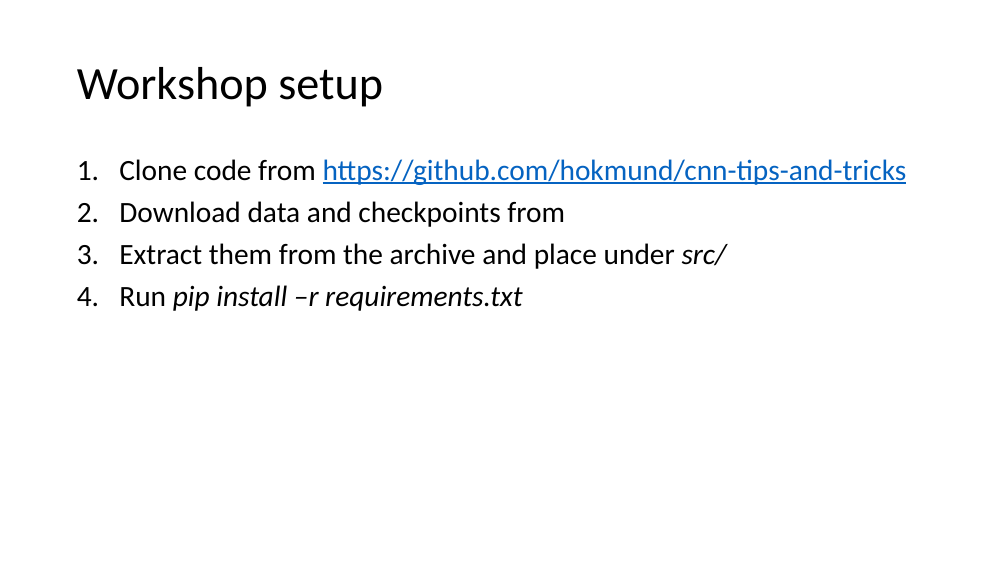
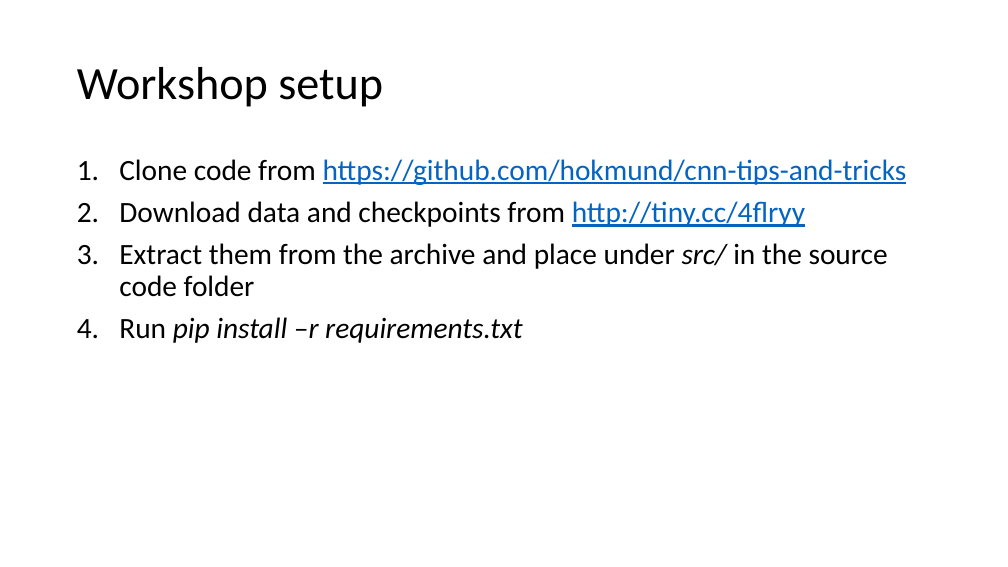
Before and after one commit to hokmund/cnn-tips-and-tricks, a slide deck: slide 2 of cnn-tips-and-tricks.pptx. Drawn at 1008x567 pixels with LibreOffice and Linux fonts; fonts in the diff are those of the drawing. Boxes give left, top, right and bottom in pixels: in the first picture for what was removed or moved away, otherwise in the second. Text is boxed around its words. In the diff, an @@ line names an element or a change of style, - is before the commit and + after.

Commit message:
Added link to the data and checkpoints

```diff
--- a/cnn-tips-and-tricks.pptx
+++ b/cnn-tips-and-tricks.pptx
@@ text at bbox=[119, 201, 888, 297]: text changed @@
-2. Download data and checkpoints from
-3. Extract them from the archive and place under src/
+2. Download data and checkpoints from http://tiny.cc/4flryy
+3. Extract them from the archive and place under src/ in the source code folder
```
Also in this commit, not shown: 2 other slides changed, 1 slide added, 1 other file.
